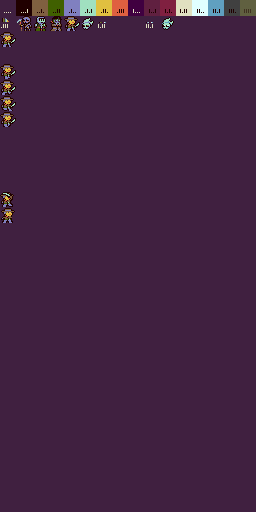
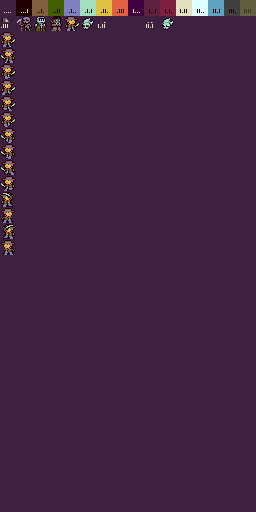
Layer changes from the first 256 x 512 image to the second:
painted on "Layer 5" over [0,48,16,255]
